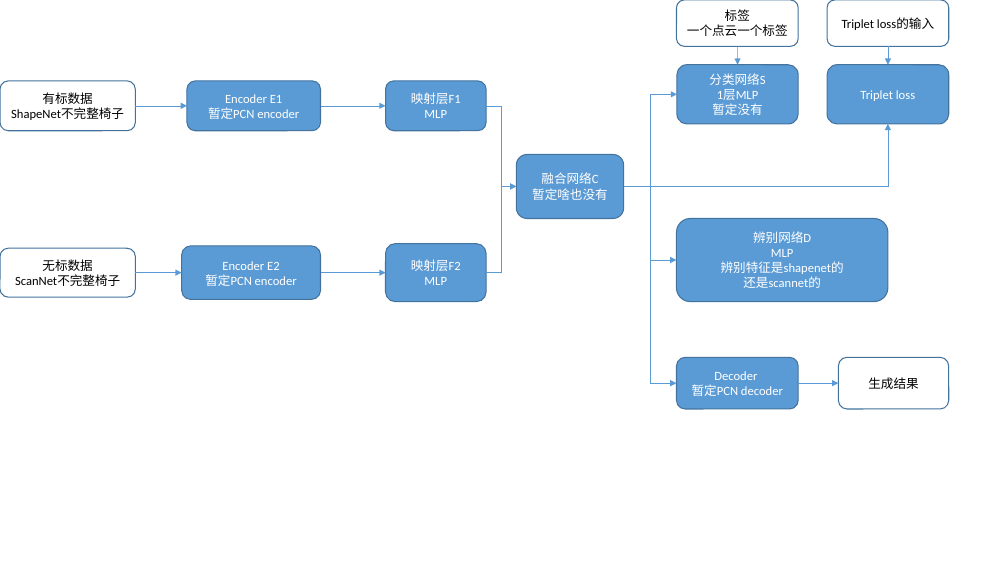
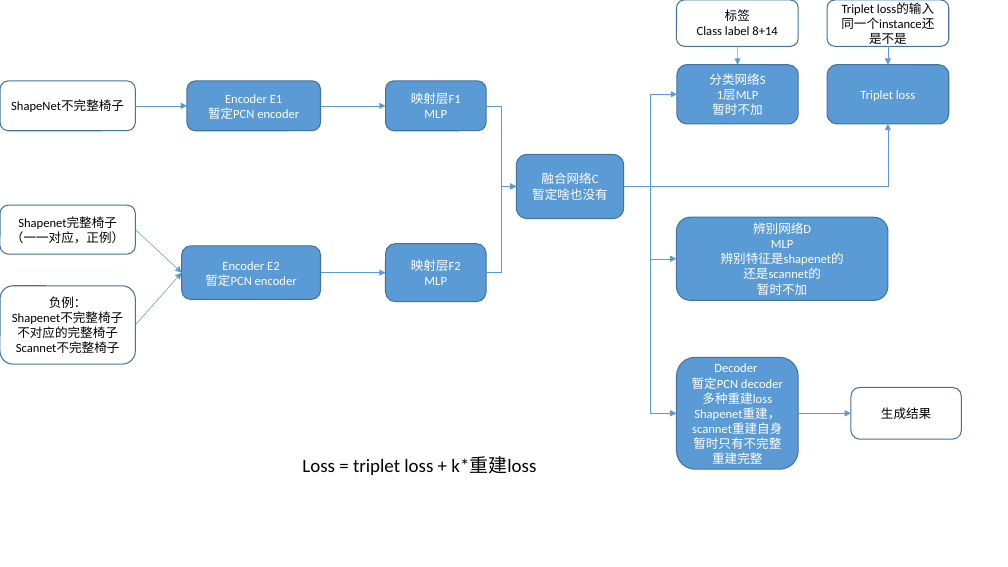
Before and after one commit to SerCharles/SPQRNet, a slide deck: slide 1 of note/Network.pptx. Drawn at 1008x567 pixels with LibreOffice and Linux fonts; fonts in the diff are those of the drawing. Boxes give left, top, right and bottom in pixels: in the first picture for what was removed or moved away, otherwise in the second. Text is boxed around its words. In the diff, an @@ line names an element or a change of style, - is before the commit and + after.

```diff
--- a/note/Network.pptx
+++ b/note/Network.pptx
@@ text in rounded rectangle at [697,26,777,35]: text changed @@
-一个点云一个标签
+Class label 8+14
@@ text in rounded rectangle at [841,17,934,29]: paragraph added @@
+同一个instance还是不是
@@ text in rounded rectangle at [42,92,92,104]: paragraph removed @@
-有标数据
@@ text in rounded rectangle at [712,103,762,115]: text changed @@
-暂定没有
+暂时不加
@@ rounded rectangle "Shapenet完整椅子（一一对应，正例）": place and size @@
-rounded rectangle "Shapenet完整椅子（一一对应，正例）" at [0,248,135,297]
+rounded rectangle "Shapenet完整椅子（一一对应，正例）" at [0,205,135,254]
@@ elbow arrow moved from (624, 187) - (677, 383) to (624, 187) - (677, 414) @@
@@ text in rounded rectangle at [11,216,124,243]: text changed @@
-无标数据
-ScanNet不完整椅子
+Shapenet完整椅子（一一对应，正例）
@@ arrow moved from (135, 273) - (181, 273) to (135, 230) - (181, 273) @@
@@ rounded rectangle added at [0,286,135,364], fill #FFFFFF, outline #43739E 1 pt, 12 pt, text #000000 @@
+负例：
+Shapenet不完整椅子
+不对应的完整椅子
+Scannet不完整椅子
@@ arrow added from (135, 325) to (181, 273), #5B9BD5 0.5 pt @@
@@ text in rounded rectangle at [757,283,807,295]: paragraph added @@
+暂时不加
@@ rounded rectangle "Decoder": place and size @@
-rounded rectangle "Decoder" at [677,358,799,409]
+rounded rectangle "Decoder" at [677,358,799,470]
@@ rounded rectangle "生成结果": place and size @@
-rounded rectangle "生成结果" at [839,358,949,409]
+rounded rectangle "生成结果" at [851,388,962,439]
@@ text in rounded rectangle at [692,392,782,464]: paragraphs added @@
+多种重建loss
+Shapenet重建，scannet重建自身
+暂时只有不完整重建完整
@@ arrow moved from (799, 383) - (839, 383) to (799, 414) - (851, 414) @@
@@ text added at [302,457,536,475], 18 pt, text #000000 @@
+Loss = triplet loss + k*重建loss
```
Also in this commit, not shown: 7 other files.
